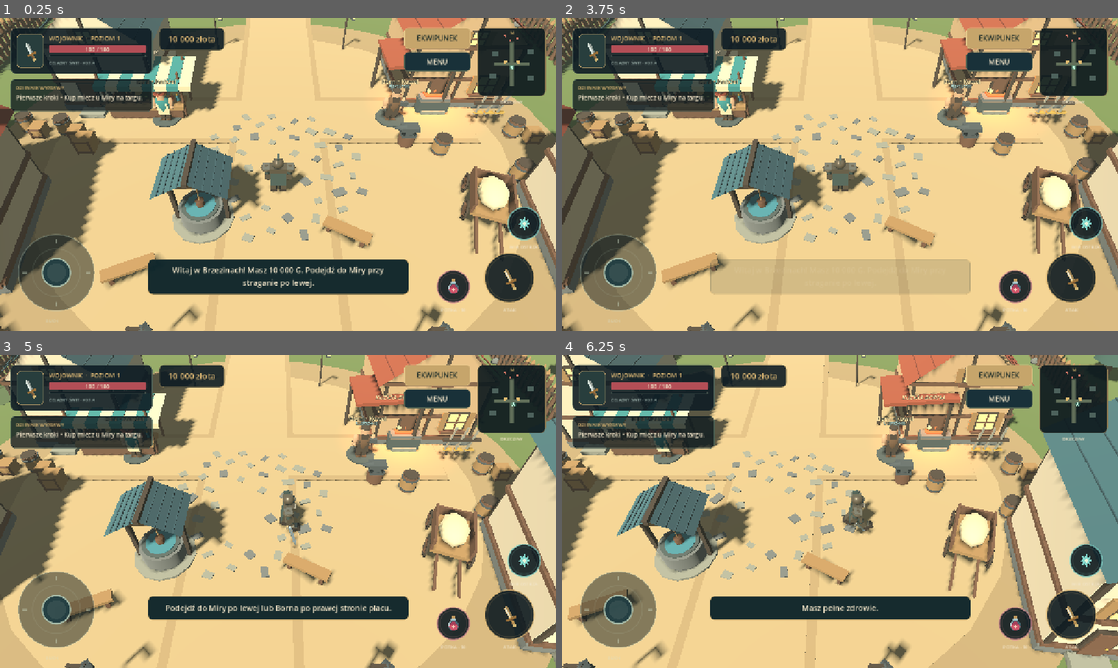
Above: before the commit, frames 1-4 (two rows, left to right).
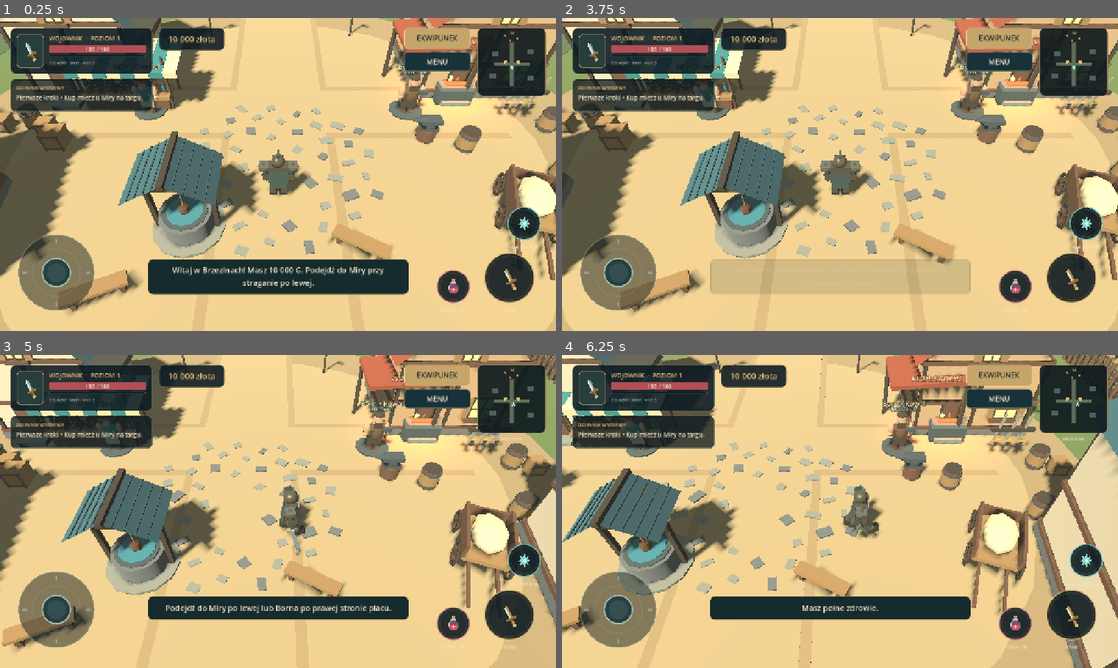
Above: after the commit, the same moments.

Repository: ElKlient/IDOL-Genesis
Game: Godot game, scene res://main.tscn
Two runs of this game, one before a commit and one after it. Both use one fixed random seed, a clock stepped at 60 frames per second and the inputs below.
Inputs (mouse positions are in pixels of both pictures, inside the frame that each line leads up to):
- Up to frame 1 (0.25 s): no input
- Up to frame 2 (3.75 s): click "EKWIPUNEK" at 0.5 s; click "EKWIPUNEK" at 1.25 s; click "JAK GRAĆ" at 2 s; click "MENU" at 2.75 s; click "X" at 3.5 s
- Up to frame 3 (5 s): tap Enter at 4.25 s; move the mouse to (400, 495) at 4.27 s; hold D from 4.28 s (still down); tap E at 4.35 s; click (400, 495) at 4.42 s; tap Space at 4.52 s
- Up to frame 4 (6.25 s): release D at 5 s; drag from (728, 527) to (812, 574) at 5.02 s; move the mouse to (895, 442) at 5.77 s; hold D from 5.78 s (still down); tap Q at 5.85 s

The runs differ from the first frame. In frame 1, 35% of the frame differs, in the area x 0-100%, y 0-100%; in frame 2, 35%; in frame 3, 36%; in frame 4, 38%.

Commit message:
Żelazny Świt 0.1.5: enlarge saved camera view and extend zoom to 2.50

Diff:
--- a/games/zelazny-swit/project.godot
+++ b/games/zelazny-swit/project.godot
@@ -3,7 +3,7 @@
 
 [application]
 config/name="Żelazny Świt"
-config/version="0.1.4"
+config/version="0.1.5"
 run/main_scene="res://main.tscn"
 config/features=PackedStringArray("4.4", "GL Compatibility")
 config/description="Mobilna gra akcji RPG 3D. Wioska Brzeziny, wojownik, handlarz i kowal."
--- a/games/zelazny-swit/scripts/camera_preferences.gd
+++ b/games/zelazny-swit/scripts/camera_preferences.gd
@@ -7,7 +7,7 @@
 const DEFAULT_PITCH: float = 48.0
 const DEFAULT_YAW: float = 0.0
 const MIN_ZOOM: float = 1.0
-const MAX_ZOOM: float = 1.85
+const MAX_ZOOM: float = 2.50
 const MIN_PITCH: float = 38.0
 const MAX_PITCH: float = 65.0
 const MIN_YAW: float = -180.0
--- a/games/zelazny-swit/scripts/main.gd
+++ b/games/zelazny-swit/scripts/main.gd
@@ -6,7 +6,7 @@
 const HUDScript = preload("res://ui/hud.gd")
 const AudioScript = preload("res://scripts/audio.gd")
 const CameraPreferencesScript = preload("res://scripts/camera_preferences.gd")
-const CAMERA_DISTANCE: float = 20.2
+const CAMERA_DISTANCE: float = 17.0
 const CAMERA_FOCUS: Vector3 = Vector3(0,1.05,0)
 var world: Node3D
 var hero: CharacterBody3D
--- a/games/zelazny-swit/tests/camera_settings.gd
+++ b/games/zelazny-swit/tests/camera_settings.gd
@@ -60,7 +60,7 @@
 	game.set_camera_settings(1.0,48.0,0.0)
 	await create_timer(0.8).timeout
 	var distant_height: float = _hero_height(game.camera)
-	game.set_camera_settings(1.85,48.0,0.0)
+	game.set_camera_settings(2.50,48.0,0.0)
 	await create_timer(0.8).timeout
 	var close_height: float = _hero_height(game.camera)
 	_check(close_height > distant_height*1.5,"full zoom range visibly enlarges projected warrior height")
@@ -68,7 +68,7 @@
 	game.set_camera_settings(999.0,-999.0,999.0)
 	await _frames(3)
 	var clamped: Dictionary = game.get_camera_settings()
-	_check(is_equal_approx(clamped.zoom,1.85) and is_equal_approx(clamped.pitch,38.0) and is_equal_approx(clamped.yaw,180.0),"main camera API clamps zoom, low pitch and yaw to supported ranges")
+	_check(is_equal_approx(clamped.zoom,2.50) and is_equal_approx(clamped.pitch,38.0) and is_equal_approx(clamped.yaw,180.0),"main camera API clamps zoom to 2.50 while preserving pitch and orbit bounds")
 	game.set_camera_settings(-999.0,999.0,-999.0)
 	await _frames(3)
 	clamped = game.get_camera_settings()
@@ -109,6 +109,7 @@
 	root.size = Vector2i(1600,720)
 	await _frames(5)
 	await _panel_geometry("1600x720")
+	await _saved_zoom_regression(old_camera)
 	_check(FileAccess.get_file_as_bytes(state.SAVE_PATH) == legacy_save,"camera settings, reloads, UI and captures leave legacy character save bytes unchanged")
 	_check(not root.get_node("Diagnostics").is_network_enabled(),"camera test remains isolated from telemetry networking")
 	game.queue_free()
@@ -132,6 +133,14 @@
 	reloaded.load_settings()
 	var values: Dictionary = reloaded.as_dictionary()
 	_check(is_equal_approx(values.zoom,1.65) and is_equal_approx(values.pitch,60.0) and is_equal_approx(values.yaw,-95.0),"independent camera preference file reloads zoom, pitch and orbit exactly")
+	var legacy_camera: ConfigFile = ConfigFile.new()
+	legacy_camera.set_value("camera","zoom",1.85)
+	legacy_camera.set_value("camera","pitch",38.0)
+	legacy_camera.set_value("camera","yaw",0.0)
+	legacy_camera.save(preferences.SETTINGS_PATH)
+	reloaded.load_settings()
+	values = reloaded.as_dictionary()
+	_check(is_equal_approx(values.zoom,1.85) and is_equal_approx(values.pitch,38.0) and is_equal_approx(values.yaw,0.0),"existing 1.85 zoom, 38-degree pitch and zero orbit load unchanged under the expanded range")
 	_check(not FileAccess.file_exists(preferences.SETTINGS_PATH+".tmp"),"atomic preference save leaves no temporary file")
 	reloaded.set_values("invalid",NAN,INF)
 	_check(_defaults(reloaded.as_dictionary()),"non-numeric and non-finite camera values fall back to safe defaults")
@@ -178,6 +187,41 @@
 	_check(FileAccess.get_file_as_bytes(state.SAVE_PATH) == legacy_save,"real main camera persistence leaves the existing character save unchanged")
 	game.camera_preferences.save_enabled = false
 	game.reset_camera_settings()
+
+func _saved_zoom_regression(previous_camera: Camera3D) -> void:
+	game.hud.close_panel()
+	root.size = Vector2i(1280,720)
+	state.buy("hunter_sword")
+	state.equip(int(state.inventory.back().uid))
+	state.buy("dawn_armor")
+	state.equip(int(state.inventory.back().uid))
+	_check(game.hero._weapon_tier == 2 and game.hero._armor_tier == 3,"closer-camera preview uses the hunter sword and third armor tier")
+	game.hero.reset_to(game.world.spawn_position)
+	game.hero.face_direction(Vector3.FORWARD)
+	game.set_camera_settings(1.85,38.0,0.0)
+	await create_timer(0.8).timeout
+	previous_camera.fov = game.camera.fov
+	previous_camera.global_basis = game.camera.global_basis
+	previous_camera.global_position = game.camera_arm.global_position+game.camera_arm.global_basis.z*(20.2/1.85)
+	var old_height: float = _hero_height(previous_camera)
+	var saved_height: float = _hero_height(game.camera)
+	var scale: float = saved_height/old_height
+	print("SAVED CAMERA GEOMETRY: zoom=1.85 pitch=38 old_distance20_2_height_px=%.2f new_distance17_height_px=%.2f scale=%.4f" % [old_height,saved_height,scale])
+	_check(scale >= 1.18 and scale <= 1.25,"same saved 1.85/38 camera projects the warrior 18 to 25 percent larger after the distance adjustment")
+	await _capture("camera-saved-1_85-1280x720")
+	game.hud.open_panel("camera")
+	await _frames(5)
+	await _capture("camera-saved-panel-1_85-1280x720")
+	var zoom_slider: HSlider = game.hud.modal.find_child("CameraZoom",true,false)
+	_check(zoom_slider != null and is_equal_approx(zoom_slider.max_value,2.50),"live camera slider exposes the expanded maximum zoom 2.50")
+	if zoom_slider != null:
+		zoom_slider.value = 2.50
+	await create_timer(0.8).timeout
+	_check(is_equal_approx(game.get_camera_settings().zoom,2.50) and _hero_height(game.camera) > saved_height*1.15,"new maximum zoom applies live and provides additional visible enlargement")
+	await _capture("camera-max-panel-2_50-1280x720")
+	root.size = Vector2i(1600,720)
+	await _frames(5)
+	await _capture("camera-max-panel-2_50-1600x720")
 
 func _collision_regression() -> void:
 	game.hero.reset_to(Vector3(0,0,2))
--- a/games/zelazny-swit/ui/hud.gd
+++ b/games/zelazny-swit/ui/hud.gd
@@ -721,7 +721,7 @@
 	col.add_theme_constant_override("separation",8)
 	scroll.add_child(col)
 	col.add_child(_text("Dostosuj widok. Bohater jest widoczny na żywo.",14,MUTED))
-	_camera_slider(col,"zoom","Przybliżenie",1.0,1.85,0.05,"CameraZoom")
+	_camera_slider(col,"zoom","Przybliżenie",1.0,2.50,0.05,"CameraZoom")
 	_camera_slider(col,"pitch","Wysokość widoku",38.0,65.0,1.0,"CameraPitch")
 	_camera_slider(col,"yaw","Obrót",-180.0,180.0,5.0,"CameraYaw")
 	var reset: Button = _button("PRZYWRÓĆ DOMYŚLNE",Vector2(0,48),true)
@@ -771,7 +771,7 @@
 	slider.add_theme_icon_override("grabber_highlight",_camera_grip)
 	slider.add_theme_icon_override("grabber_disabled",_camera_grip)
 	slider.add_theme_constant_override("grabber_offset",0)
-	slider.add_theme_constant_override("center_grabber",1)
+	slider.add_theme_constant_override("center_grabber",0)
 	slider.value_changed.connect(_camera_slider_changed.bind(key))
 	group.add_child(slider)
 	_camera_sliders[key] = slider
@@ -797,7 +797,7 @@
 		var value: Variant = get_parent().call("get_camera_settings")
 		if value is Dictionary:
 			current.merge(value,true)
-	return {"zoom":clampf(float(current.get("zoom",1.35)),1.0,1.85),"pitch":clampf(float(current.get("pitch",48.0)),38.0,65.0),"yaw":clampf(float(current.get("yaw",0.0)),-180.0,180.0)}
+	return {"zoom":clampf(float(current.get("zoom",1.35)),1.0,2.50),"pitch":clampf(float(current.get("pitch",48.0)),38.0,65.0),"yaw":clampf(float(current.get("yaw",0.0)),-180.0,180.0)}
 
 func _camera_value_text(key: String,value: float) -> String:
 	return "%.2f×" % value if key == "zoom" else "%d°" % int(round(value))
Not shown, changed: games/zelazny-swit/README.md
Not shown, changed: games/zelazny-swit/docs/STRESZCZENIE.md
Not shown, changed: games/zelazny-swit/tests/README.md
